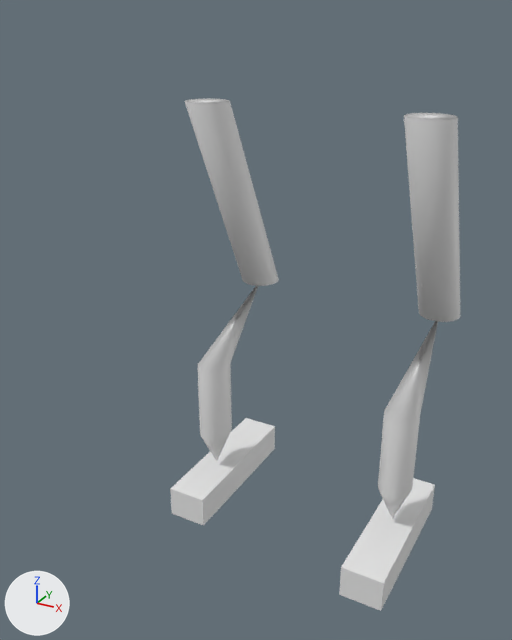
An edit to the glTF model sandboxing/NewArmature/NewArmature.glb, drawn before and after from the same camera.
Both versions are drawn from a 50 mm camera at (1.26, -2.75, 2.37) aimed at (-0.13, -0.22, 1.11). Arrows for +X, +Y and +Z are at lower left; the lights stay in place. Where no turn or scale is listed for an object, it has been applied to the vertices. Vertices at the same position are counted once.

Script lines for the objects in view, before the commit:
```python
me_cube = bpy.data.meshes.new('Cube')
me_cube.from_pydata(...)  # a box spanning x -0.1..0.1, y -0.4..0.4, z -0.08..0.08
me_cube_001 = bpy.data.meshes.new('Cube.001')
me_cube_001.from_pydata(...)  # a box spanning x -0.1..0.1, y -0.4..0.4, z -0.08..0.08
me_cylinder = bpy.data.meshes.new('Cylinder')
me_cylinder.from_pydata(...)  # 98 vertices, 192 faces; spans x -1.0..1.0, y -1.0..5.0, z 0.1..1.0
me_cylinder_001 = bpy.data.meshes.new('Cylinder.001')
me_cylinder_001.from_pydata(...)  # 98 vertices, 192 faces; spans x -1.0..1.0, y -1.0..5.0, z 0.1..1.0
me_cylinder_004 = bpy.data.meshes.new('Cylinder.004')
me_cylinder_004.from_pydata(...)  # 64 vertices, 124 faces; spans x -0.1..0.1, y -0.6..0.1, z -1.0..0.0
me_cylinder_005 = bpy.data.meshes.new('Cylinder.005')
me_cylinder_005.from_pydata(...)  # 64 vertices, 124 faces; spans x -0.1..0.1, y -0.6..0.1, z -1.0..0.0
ob_cylinder = bpy.data.objects.new('Cylinder', me_cylinder)
ob_cylinder.location = (0.5, 0.0, 0.0)
ob_cylinder.scale = (0.079, 0.1, 1.0)
ob_cylinder_001 = bpy.data.objects.new('Cylinder.001', me_cylinder_001)
ob_cylinder_001.location = (-0.5, 0.0, 0.0)
ob_cylinder_001.scale = (0.079, 0.1, 1.0)
ob_cylinder_002 = bpy.data.objects.new('Cylinder.002', me_cylinder_004)
ob_cylinder_002.location = (-0.5, 0.5, 2.0)
ob_cylinder_003 = bpy.data.objects.new('Cylinder.003', me_cylinder_005)
ob_cylinder_003.location = (0.5, 0.5, 2.0)
ob_footbody_l = bpy.data.objects.new('footbody.l', me_cube)
ob_footbody_l.location = (0.5, 0.0, 0.0)
ob_footbody_r = bpy.data.objects.new('footbody.r', me_cube_001)
ob_footbody_r.location = (-0.5, 0.1, 0.0)
```
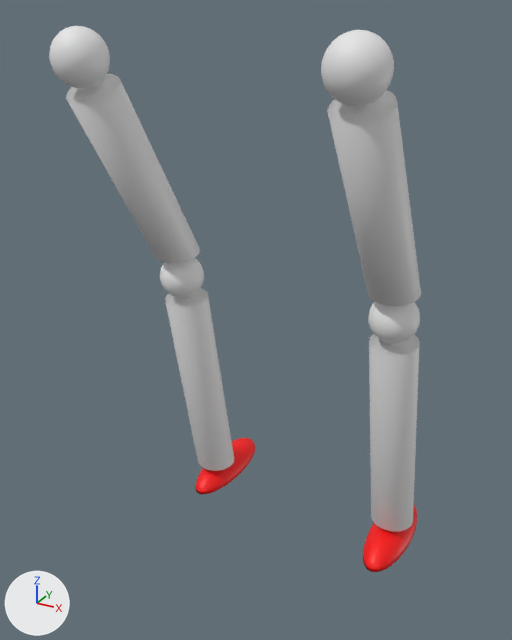
Where the change shows, as pixel boxes (x1, y1, x2, y2) in the pictures (512 x 640 px):
'Cylinder.003', reshaped, moved (133% wider, 10% shorter)
    before: (404, 113, 461, 322)
    after: (66, 74, 200, 263)
'Cylinder.001', reshaped, moved, turned, rescaled
    before: (198, 286, 258, 461)
    after: (327, 90, 421, 306)
'Cylinder.002', reshaped, moved (27% narrower)
    before: (184, 98, 279, 286)
    after: (165, 288, 234, 471)
'Cylinder', reshaped, moved, turned, rescaled
    before: (378, 321, 438, 519)
    after: (369, 334, 420, 532)
'footbody.l', deleted
    before: (339, 478, 435, 611)
'footbody.r', deleted
    before: (170, 418, 275, 526)
'Sphere.001', added
    after: (321, 30, 394, 106)
'Sphere.004', added
    after: (49, 26, 110, 89)
'Sphere.002', added (red)
    after: (363, 505, 417, 572)
'Sphere', added
    after: (368, 302, 420, 344)
'Sphere.005', added (red)
    after: (196, 438, 255, 494)
'Sphere.003', added
    after: (160, 258, 204, 298)
part 1 of me_cylinder, deleted
    before: (378, 321, 438, 519)
part 2 of me_cylinder, added
    after: (369, 334, 420, 532)
part 3 of me_cylinder_001, deleted
    before: (198, 286, 258, 461)
part 4 of me_cylinder_001, added
    after: (327, 90, 421, 306)

The change, as a list of edits to the scene's bpy script:
```text
Change me_cylinder_001:
    used by ob_cylinder_001; location = (-0.5, 0.0, 0.0); scale = (0.079, 0.1, 1.0)
    remove me_cylinder_001.from_pydata(...)  # 98 vertices, 192 faces; spans x -1.0..1.0, y -1.0..5.0, z 0.1..1.0
    add me_cylinder_001.from_pydata(...)  # 64 vertices, 124 faces; spans x -1.0..1.0, y 29.15..35.66, z -1.03..-0.23
    me_cylinder_001 part 3: 98 vertices removed from x -1.0..1.0, y -1.0..5.0, z 0.1..1.0
    me_cylinder_001 part 4: 64 vertices added at x -1.0..1.0, y 29.15..35.66, z -1.03..-0.23
Change me_cylinder_004:
    remove me_cylinder_004.from_pydata(...)  # 64 vertices, 124 faces; spans x -0.1..0.1, y -0.6..0.1, z -1.0..0.0
    add me_cylinder_004.from_pydata(...)  # 64 vertices, 124 faces; spans x -0.1..0.1, y -3.324..-2.91, z -0.882..0.163
    me_cylinder_004 part 5: 64 of 64 vertices moved; they spanned x -0.1..0.1, y -0.6..0.1, z -1.0..0.0 and now span x -0.1..0.1, y -3.324..-2.91, z -0.882..0.163; mean shift (0.0, -2.867, 0.134); largest move (0.056, -0.083, -1.0) -> (0.056, -3.093, -0.882)
Change me_cylinder:
    used by ob_cylinder; location = (0.5, 0.0, 0.0); scale = (0.079, 0.1, 1.0)
    remove me_cylinder.from_pydata(...)  # 98 vertices, 192 faces; spans x -1.0..1.0, y -1.0..5.0, z 0.1..1.0
    add me_cylinder.from_pydata(...)  # 64 vertices, 124 faces; spans x -1.0..1.0, y 29.1..33.24, z -0.88..0.16
    me_cylinder part 1: 98 vertices removed from x -1.0..1.0, y -1.0..5.0, z 0.1..1.0
    me_cylinder part 2: 64 vertices added at x -1.0..1.0, y 29.1..33.24, z -0.88..0.16
Change me_cylinder_005:
    remove me_cylinder_005.from_pydata(...)  # 64 vertices, 124 faces; spans x -0.1..0.1, y -0.6..0.1, z -1.0..0.0
    add me_cylinder_005.from_pydata(...)  # 64 vertices, 124 faces; spans x -0.1..0.1, y -3.566..-2.915, z -1.029..-0.233
    me_cylinder_005 part 6: 64 of 64 vertices moved; they spanned x -0.1..0.1, y -0.6..0.1, z -1.0..0.0 and now span x -0.1..0.1, y -3.566..-2.915, z -1.029..-0.233; mean shift (0.0, -2.995, -0.145); largest move (0.0, 0.1, -1.0) -> (0.0, -2.915, -0.995)
Change ob_cylinder_001:
    ob_cylinder_001.location: (-0.5, 0.0, 0.0) -> (0.502, 2.734, 2.393)
    ob_cylinder_001.rotation_euler: (0.0, 0.0, 0.0) -> (0.0, 0.0, -3.142)  # degrees (0, 0, 0) -> degrees (0, 0, -180)
    ob_cylinder_001.scale: (0.079, 0.1, 1.0) -> (0.1, 0.1, 1.0)
Change ob_cylinder_002:
    ob_cylinder_002.location: (-0.5, 0.5, 2.0) -> (-0.498, 3.0, 1.0)
Change ob_cylinder:
    ob_cylinder.location: (0.5, 0.0, 0.0) -> (0.502, 3.0, 1.0)
    ob_cylinder.rotation_euler: (0.0, 0.0, 0.0) -> (0.0, 0.0, 3.142)  # degrees (0, 0, 0) -> degrees (0, 0, 180)
    ob_cylinder.scale: (0.079, 0.1, 1.0) -> (0.1, 0.1, 1.0)
Change ob_cylinder_003:
    ob_cylinder_003.location: (0.5, 0.5, 2.0) -> (-0.498, 2.734, 2.393)
Remove ob_footbody_r:
    ob_footbody_r = bpy.data.objects.new('footbody.r', me_cube_001)
Remove ob_footbody_l:
    ob_footbody_l = bpy.data.objects.new('footbody.l', me_cube)
Add ob_sphere_005:
    ob_sphere_005 = bpy.data.objects.new('Sphere.005', me_sphere_005)  # 257 vertices, 510 faces; spans x -0.1..0.1, y -0.283..0.283, z 0.0..0.1; in mat_red (red #ff0000)
    ob_sphere_005.location = (-0.498, 0.099, 0.006)
Add ob_sphere_002:
    ob_sphere_002 = bpy.data.objects.new('Sphere.002', me_sphere_002)  # 257 vertices, 510 faces; spans x -0.1..0.1, y -0.283..0.283, z 0.0..0.1; in mat_red (red #ff0000)
    ob_sphere_002.location = (0.502, -0.001, 0.006)
Add ob_sphere_004:
    ob_sphere_004 = bpy.data.objects.new('Sphere.004', me_sphere_004)  # a UV sphere (32 segments, 16 rings, poles along z) spanning x -0.1..0.1, y -0.1..0.1, z -0.1..0.1
    ob_sphere_004.location = (-0.498, -0.794, 2.221)
Add ob_sphere_003:
    ob_sphere_003 = bpy.data.objects.new('Sphere.003', me_sphere_003)  # a UV sphere (32 segments, 16 rings, poles along z) spanning x -0.1..0.1, y -0.1..0.1, z -0.1..0.1
    ob_sphere_003.location = (-0.498, -0.254, 1.263)
Add ob_sphere_001:
    ob_sphere_001 = bpy.data.objects.new('Sphere.001', me_sphere_001)  # a UV sphere (32 segments, 16 rings, poles along z) spanning x -0.1..0.1, y -0.1..0.1, z -0.1..0.1
    ob_sphere_001.location = (0.502, -0.794, 2.221)
Add ob_sphere:
    ob_sphere = bpy.data.objects.new('Sphere', me_sphere)  # a UV sphere (32 segments, 16 rings, poles along z) spanning x -0.1..0.1, y -0.1..0.1, z -0.1..0.1
    ob_sphere.location = (0.502, -0.254, 1.263)
```
